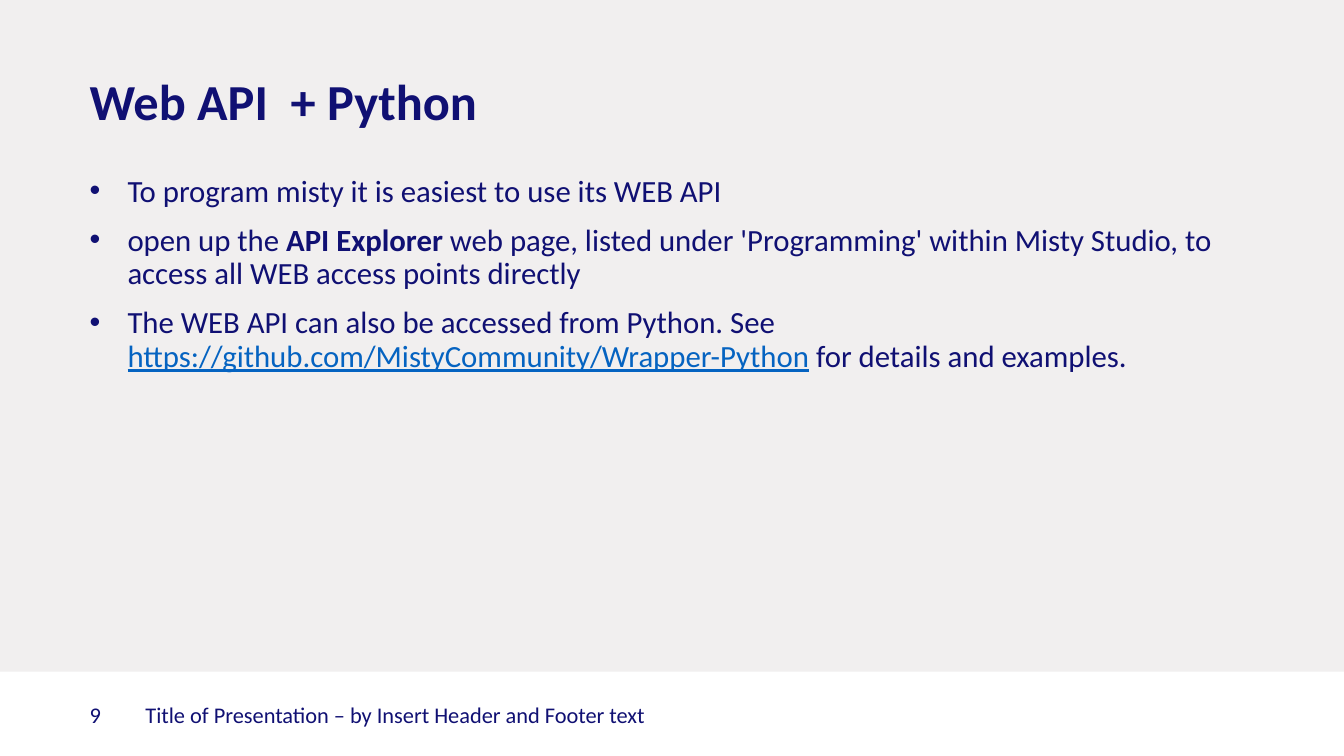
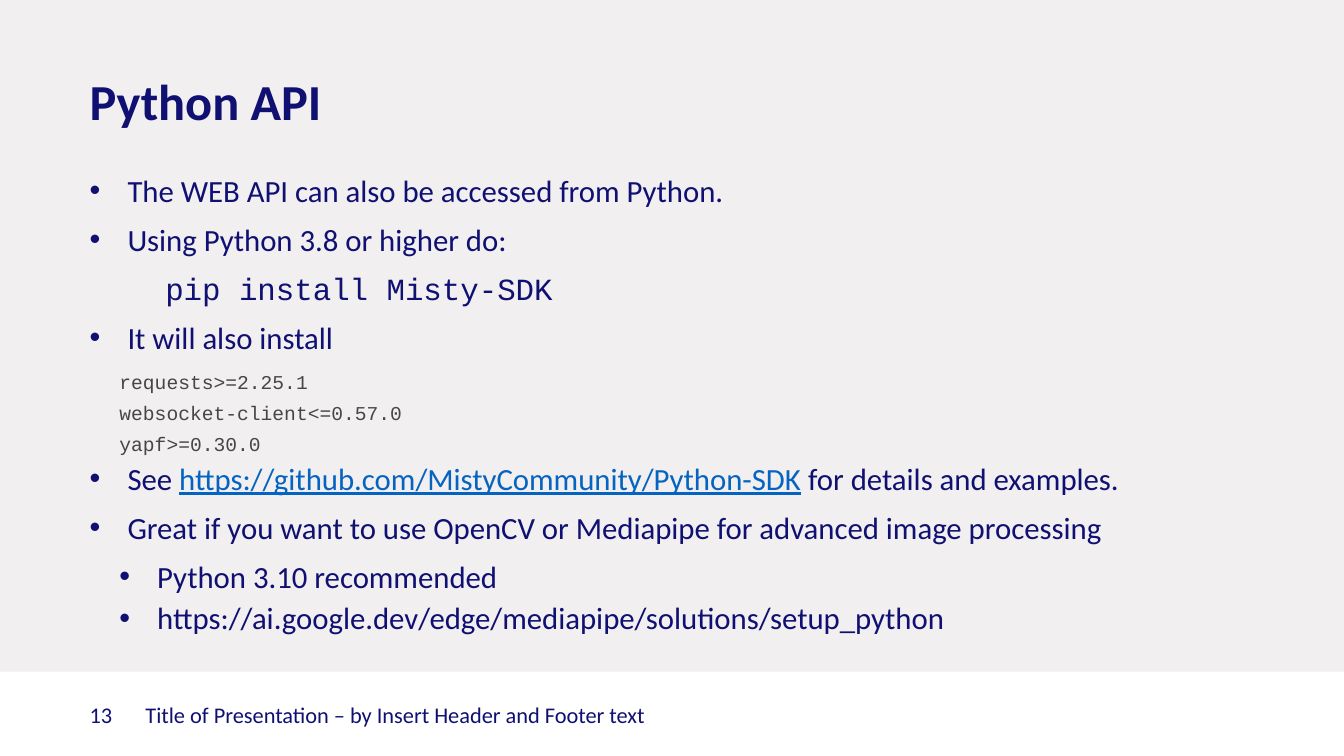
Before and after one commit to Rctue/nao-lib, a slide deck: slide 13 of Misty tutorial.pptx (slide 9 before the commit). Drawn at 1344x756 pixels with LibreOffice and Linux fonts; fonts in the diff are those of the drawing; background and template pictures are left out. Boxes give left, top, right and bottom in pixels: in the first picture for what was removed or moved away, otherwise in the second. Text is boxed around its words. In the diff, an @@ line names an element or a change of style, - is before the commit and + after.

```diff
--- a/Misty tutorial.pptx
+++ b/Misty tutorial.pptx
@@ title at box(90, 84, 322, 128): text changed @@
-Web API + Python
+Python API
@@ text at box(119, 180, 1119, 635): text changed @@
-• To program misty it is easiest to use its WEB API
-• open up the API Explorer web page, listed under 'Programming' within Misty Studio, to access all WEB access points directly
-• The WEB API can also be accessed from Python. See https://github.com/MistyCommunity/Wrapper-Python for details and examples.
+• The WEB API can also be accessed from Python.
+• Using Python 3.8 or higher do:
+pip install Misty-SDK
+• It will also install
+      requests>=2.25.1
+      websocket-client<=0.57.0
+      yapf>=0.30.0
+• See https://github.com/MistyCommunity/Python-SDK for details and examples.
+• Great if you want to use OpenCV or Mediapipe for advanced image processing
+    • Python 3.10 recommended
+    • https://ai.google.dev/edge/mediapipe/solutions/setup_python
@@ page number at box(90, 708, 113, 723): text changed @@
-9
+13
```
Also in this commit, not shown: 4 other slides changed, 4 slides added, 1 other file.
